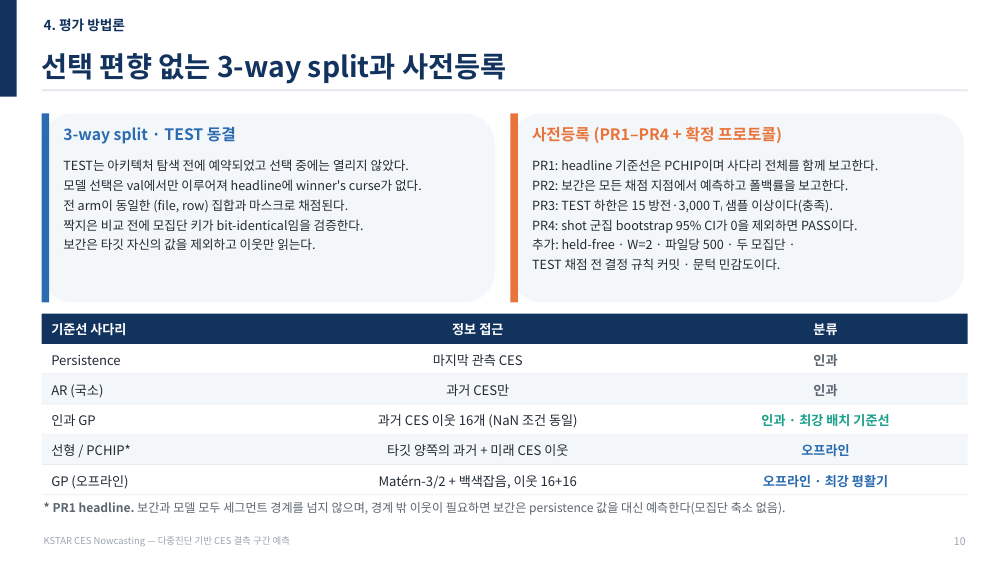
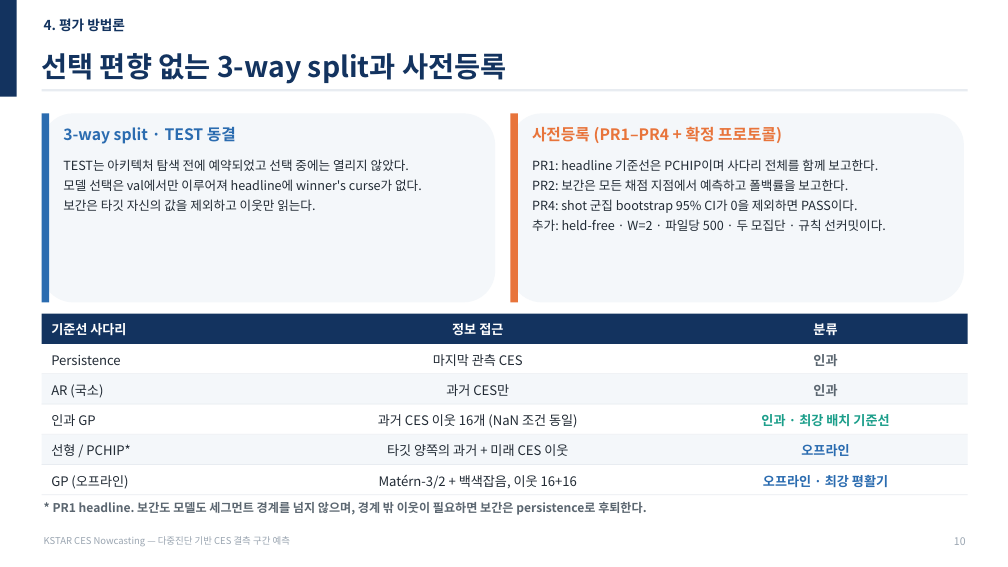
Before and after one commit to iseungsang01/ml-intern-revision, a slide deck: slide 11 of docs/presentation/KSTAR_CES_발표자료_20분.pptx. Drawn at 1008x567 pixels with LibreOffice and Linux fonts; fonts in the diff are those of the drawing. Boxes give left, top, right and bottom in pixels: in the first picture for what was removed or moved away, otherwise in the second. Text is boxed around its words. In the diff, an @@ line names an element or a change of style, - is before the commit and + after.

```diff
--- a/docs/presentation/KSTAR_CES_발표자료_20분.pptx
+++ b/docs/presentation/KSTAR_CES_발표자료_20분.pptx
@@ text at (63,199,364,231): paragraphs removed @@
-전 arm이 동일한 (file, row) 집합과 마스크로 채점된다.
-짝지은 비교 전에 모집단 키가 bit-identical임을 검증한다.
@@ text at (532,199,833,212): paragraph removed @@
-PR3: TEST 하한은 15 방전·3,000 Tᵢ 샘플 이상이다(충족).
@@ text at (532,219,885,231): text changed @@
-추가: held-free · W=2 · 파일당 500 · 두 모집단 ·
-TEST 채점 전 결정 규칙 커밋 · 문턱 민감도이다.
+추가: held-free · W=2 · 파일당 500 · 두 모집단 · 규칙 선커밋이다.
@@ text at (53,502,646,515): text changed; bold on @@
-* PR1 headline. 보간과 모델 모두 세그먼트 경계를 넘지 않으며, 경계 밖 이웃이 필요하면 보간은 persistence 값을 대신 예측한다(모집단 축소 없음).
+* PR1 headline. 보간도 모델도 세그먼트 경계를 넘지 않으며, 경계 밖 이웃이 필요하면 보간은 persistence로 후퇴한다.
```
Also in this commit, not shown: 11 other slides changed, 6 other files.
